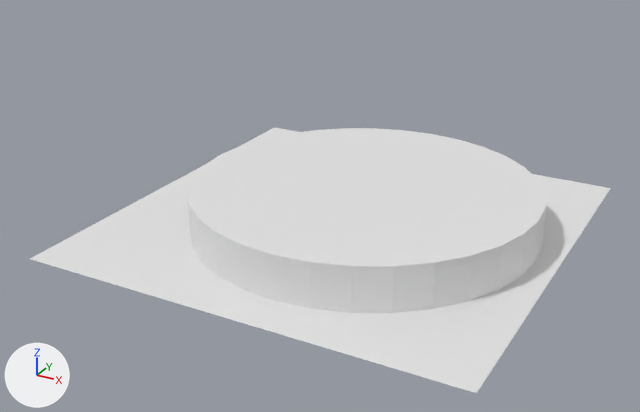
An edit to the Blender file Scenes/output_results/scene_construction_script/inputscripting.blend, drawn before and after from the same camera.
Both versions are drawn from a 50 mm camera at (85.8, -168.2, 86.4) aimed at (-1.9, -8.8, 6.7). Every picture has the same lights, and +X, +Y and +Z are marked at lower left.

Script lines for the objects in view, before the commit:
```python
me_cylinder = bpy.data.meshes.new('Cylinder')
me_cylinder.from_pydata(...)  # a 32-sided cylinder along z spanning x -1.0..1.0, y -1.0..1.0, z -1.0..1.0
me_plane_001 = bpy.data.meshes.new('Plane.001')
me_plane_001.from_pydata(...)  # 25 vertices, 16 faces; spans x -1.0..1.0, y -1.0..1.0, z 0.0
ob_cylinder = bpy.data.objects.new('Cylinder', me_cylinder)
ob_cylinder.location = (5.0, 0.0, 5.0)
ob_cylinder.scale = (40.0, 40.0, 5.0)
ob_terrain = bpy.data.objects.new('terrain', me_plane_001)
ob_terrain.location = (0.0, 0.0, 0.0)
ob_terrain.scale = (50.0, 50.0, 1.0)
```
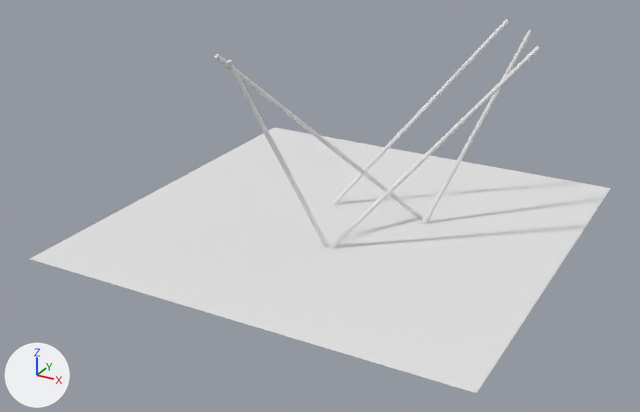
The change, as a diff of the scene's bpy script:
```diff
--- a/Scenes/output_results/scene_construction_script/inputscripting.blend.py
+++ b/Scenes/output_results/scene_construction_script/inputscripting.blend.py
@@ me_cylinder @@
 # used by ob_cylinder; location = (5.0, 0.0, 5.0); scale = (40.0, 40.0, 5.0)
-me_cylinder.from_pydata(...)  # 64 vertices, 34 faces; spans x -1.0..1.0, y -1.0..1.0, z -1.0..1.0
+me_cylinder.from_pydata(...)  # 96 vertices, 66 faces; spans x -1.0..1.0, y -1.0..1.0, z -1.0..7.84
+# me_cylinder part 1
+# 1 face is deleted
+# 32 new vertices lie (0.0, 0.0, 6.84) away from vertices in x -1.0..1.0, y -1.0..1.0, z 1.0
+# 33 new faces join them
@@ me_cylinder_020 @@
+me_cylinder_020.from_pydata(...)  # 64 vertices, 34 faces; spans x -0.5..0.5, y -0.5..0.5, z -24.5..24.5
@@ me_cylinder_019 @@
+me_cylinder_019.from_pydata(...)  # 64 vertices, 34 faces; spans x -0.5..0.5, y -0.5..0.5, z -24.6..24.6
@@ me_cylinder_018 @@
+me_cylinder_018.from_pydata(...)  # 64 vertices, 34 faces; spans x -0.5..0.5, y -0.5..0.5, z -33.0..33.0
@@ me_cylinder_017 @@
+me_cylinder_017.from_pydata(...)  # 64 vertices, 34 faces; spans x -0.5..0.5, y -0.5..0.5, z -30.2..30.2
@@ me_cylinder_016 @@
+me_cylinder_016.from_pydata(...)  # 64 vertices, 34 faces; spans x -0.5..0.5, y -0.5..0.5, z -29.6..29.6
@@ ob_cylinder @@
 ob_cylinder.scale = (40.0, 40.0, 5.0)
+ob_cylinder.hide_set(True)
@@ ob_agent4 @@
+ob_agent4 = bpy.data.objects.new('agent4', me_cylinder_020)
+ob_agent4.location = (25.3, 14.0, 22.1)
+ob_agent4.rotation_euler = (0.0, 0.448, 0.64)  # degrees (0, 26, 37)
@@ ob_agent3 @@
+ob_agent3 = bpy.data.objects.new('agent3', me_cylinder_019)
+ob_agent3.location = (-2.9, -23.2, 22.1)
+ob_agent3.rotation_euler = (0.0, 0.457, -2.097)  # degrees (0, 26, -120)
@@ ob_agent2 @@
+ob_agent2 = bpy.data.objects.new('agent2', me_cylinder_018)
+ob_agent2.location = (1.2, -10.4, 22.1)
+ob_agent2.rotation_euler = (0.0, 0.837, -2.167)  # degrees (0, 48, -124)
@@ ob_agent1 @@
+ob_agent1 = bpy.data.objects.new('agent1', me_cylinder_017)
+ob_agent1.location = (21.8, -3.9, 22.1)
+ob_agent1.rotation_euler = (0.0, 0.751, 0.514)  # degrees (0, 43, 29)
@@ ob_agent0 @@
+ob_agent0 = bpy.data.objects.new('agent0', me_cylinder_016)
+ob_agent0.location = (9.6, 17.8, 22.1)
+ob_agent0.rotation_euler = (0.0, 0.725, 0.559)  # degrees (0, 42, 32)
```

Boxes [x1, y1, x2, y2] around the edits, measured in the pictures (640 x 412 px):
'Cylinder', hidden
    before: [187, 128, 546, 313]
'agent1', added
    after: [330, 46, 541, 248]
'agent2', added
    after: [215, 54, 423, 219]
'agent0', added
    after: [332, 19, 509, 204]
'agent3', added
    after: [226, 60, 329, 247]
'agent4', added
    after: [423, 30, 533, 224]
part 1 of me_cylinder, built on
    before: [192, 128, 546, 266]
